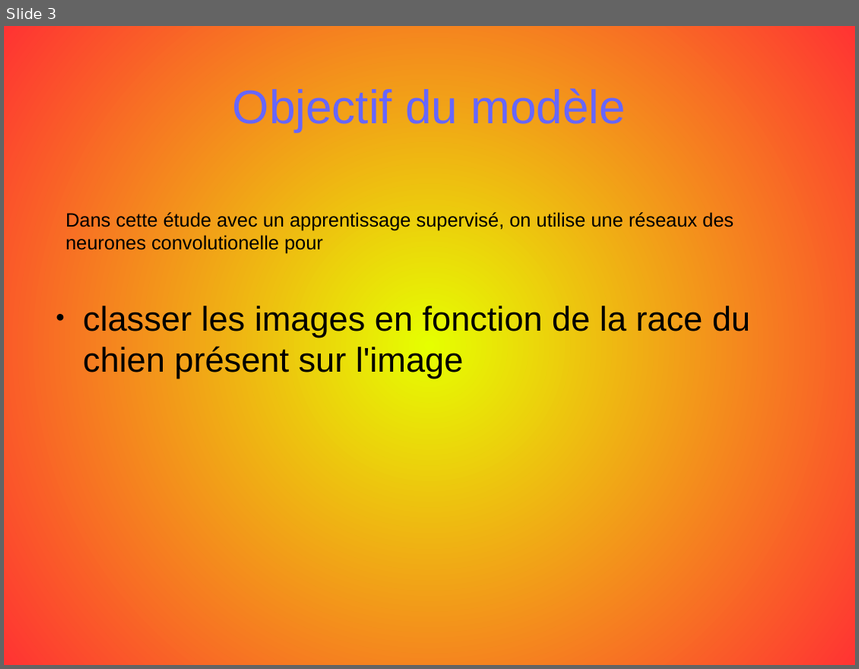
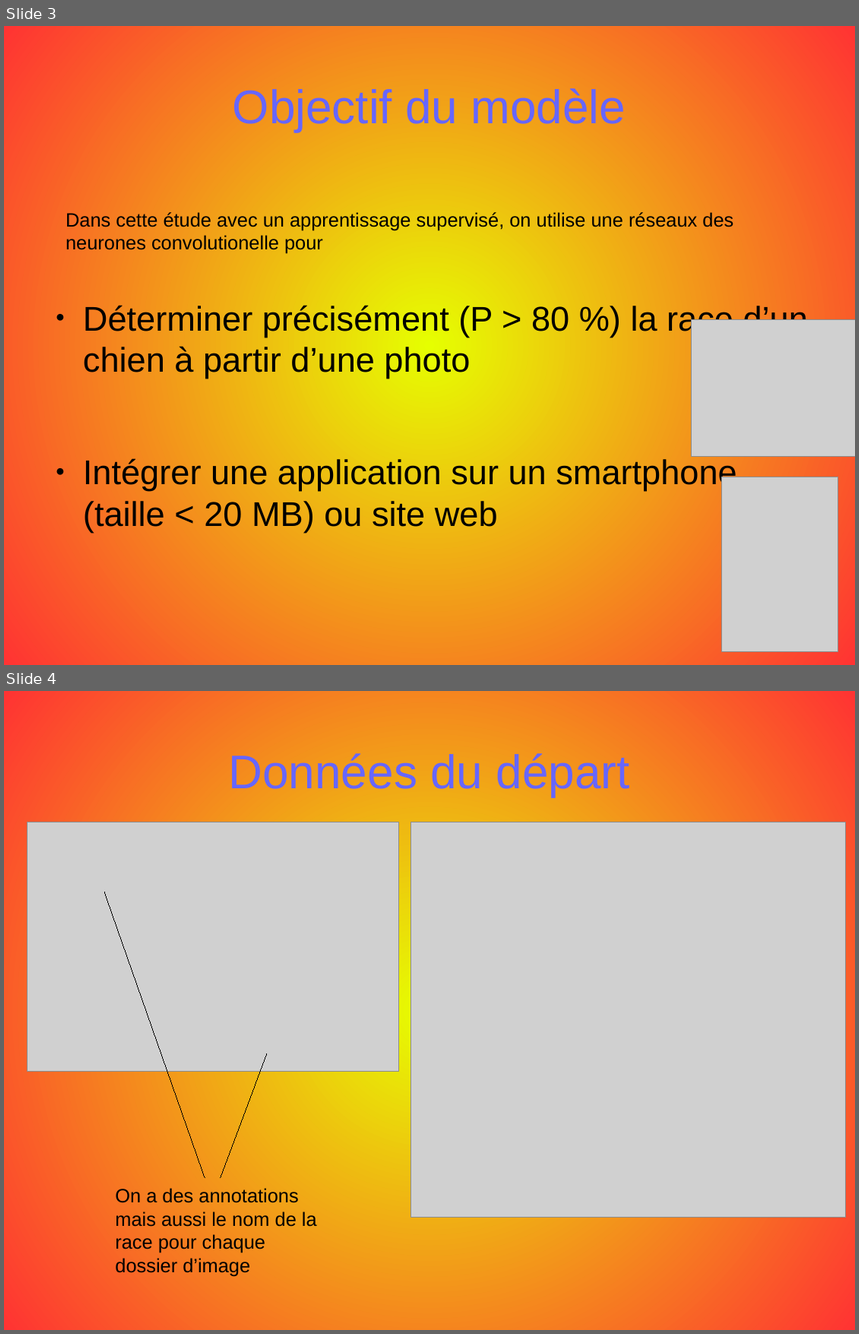
Before and after one commit to opsabarsec/Dog-pictures-classification-by-Deep-Learning, a slide deck: documentation/presentation/P6_presentation.odp. Shown one above the other, each under a label of ours: slide 3 before the commit, slides 3 and 4 after it. The pictures are 859x669 and 859x1334 pixels, drawn with LibreOffice and Linux fonts; fonts in the diff are those of the drawing; grey boxes stand for pictures. Boxes give left, top, right and bottom in pixels: in the first picture for what was removed or moved away, otherwise in the second. Text is boxed around its words. In the diff, an @@ line names an element or a change of style, - is before the commit and + after.

```diff
--- a/documentation/presentation/P6_presentation.odp
+++ b/documentation/presentation/P6_presentation.odp
@@ slide 4 added at <box>4,691,855,1330</box>, background gradient #E6FF00 to #FF3333 @@
@@ title added at <box>229,753,630,797</box>, 44 pt, text #6666FF @@
+Données du départ
@@ picture added at <box>27,822,398,1071</box> @@
@@ picture added at <box>411,822,846,1217</box> @@
@@ line added from (104, 892) to (205, 1177), #000000 0 pt @@
@@ line added from (267, 1054) to (221, 1177), #000000 0 pt @@
@@ text added at <box>115,1188,317,1276</box>, 18 pt, text #000000 @@
+On a des annotations mais aussi le nom de la race pour chaque dossier d’image
@@ slide 3 changed as well @@
@@ text at <box>83,303,808,532</box>: text changed @@
-● classer les images en fonction de la race du chien présent sur l'image
+● Déterminer précisément (P > 80 %) la race d’un chien à partir d’une photo
+● Intégrer une application sur un smartphone (taille < 20 MB) ou site web
@@ picture added at <box>692,319,855,456</box> @@
@@ picture added at <box>721,477,838,651</box> @@
```
Also in this commit, not shown: 2 other slides changed, 11 other slides added, 3 other files.
